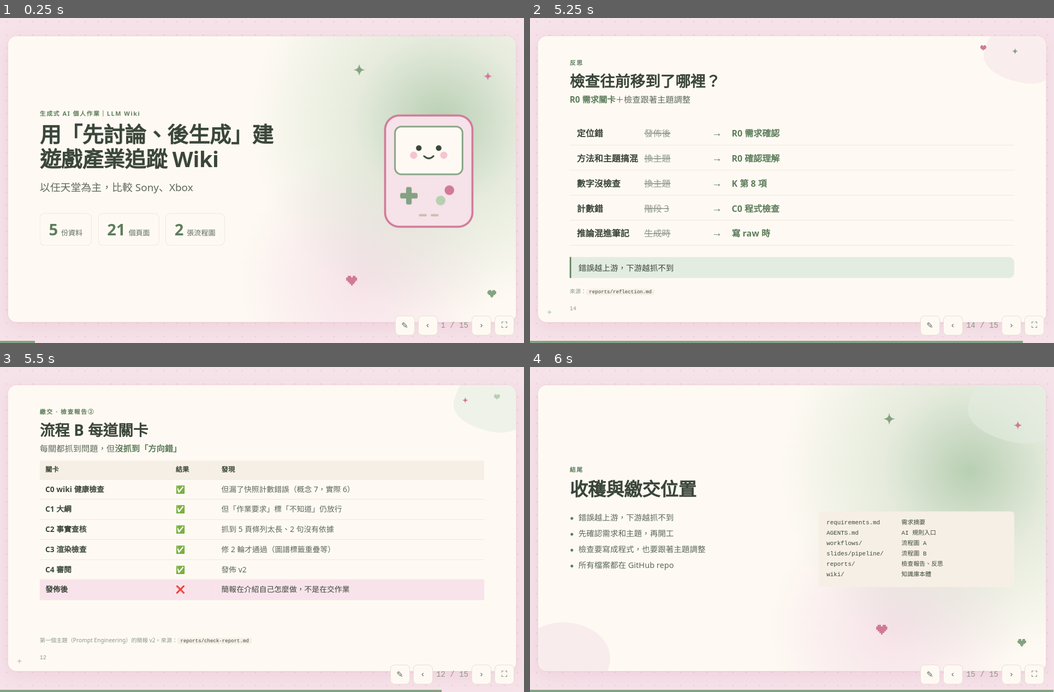
Above: before the commit, frames 1-4 (two rows, left to right).
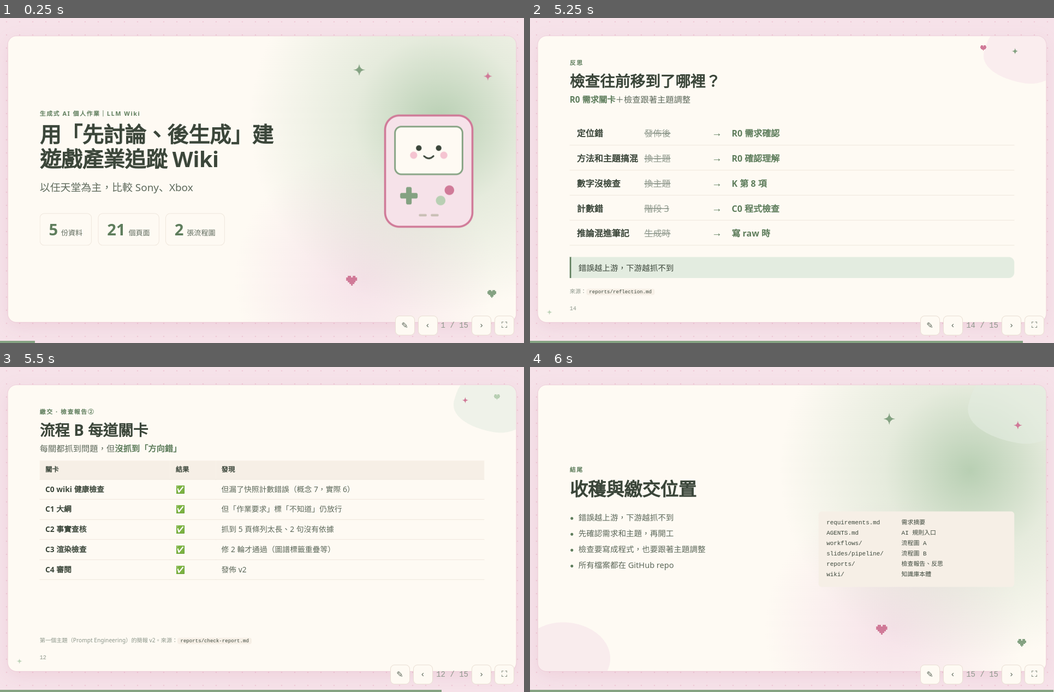
Above: after the commit, the same moments.

Repository: karen623/game-industry-llm-wiki
Game: browser game, page slides/game-industry-wiki.html
The game is run twice, just before and just after one commit, with the same random seed, the same clock (stepped at 60 frames per second) and the same inputs.
Inputs (mouse positions are in pixels of both pictures, inside the frame that each line leads up to):
- Up to frame 1 (0.25 s): no input
- Up to frame 2 (5.25 s): click (792, 180) at 0.27 s; hold Right 1.03-1.53 s; tap Space every 0.5 s from 1.1 to 5.1 s; hold Down 1.58-1.85 s; hold Left 1.9-2.47 s; hold Right 2.52-3.18 s; hold Left 3.23-3.67 s; hold Down 3.72-4.05 s; hold Right 4.1-4.6 s; hold Down 4.65-4.92 s; hold Left from 4.97 s (still down)
- Up to frame 3 (5.5 s): keep holding Left
- Up to frame 4 (6 s): release Left at 5.53 s; hold Right from 5.58 s (still down); tap Space at 5.6 s

Frames 1-2 are identical in both runs. In frame 3, 0.4% of the frame differs, in the area x 8-67%, y 67-70%; in frame 4, nothing differs.

Commit message:
第 12 頁刪除「發佈後」那一列
Co-Authored-By: Claude Opus 5.5 <noreply@anthropic.com>

Diff:
--- a/slides/game-industry-wiki.html
+++ b/slides/game-industry-wiki.html
@@ -436,7 +436,6 @@
     <tr><td>C2 事實查核</td><td>✅</td><td>抓到 5 頁條列太長、2 句沒有依據</td></tr>
     <tr><td>C3 渲染檢查</td><td>✅</td><td>修 2 輪才通過（圖譜標籤重疊等）</td></tr>
     <tr><td>C4 審閱</td><td>✅</td><td>發佈 v2</td></tr>
-    <tr class="badrow"><td>發佈後</td><td>❌</td><td>簡報在介紹自己怎麼做，不是在交作業</td></tr>
   </table>
   <p class="src">第一個主題（Prompt Engineering）的簡報 v2。來源：<code>reports/check-report.md</code></p>
   <aside class="notes" data-n="12">這是我第一個主題做簡報時的紀錄。每一道關卡都有抓到問題、也都修好了，但發佈後我發現簡報在介紹自己怎麼做，而不是在交作業。所有檢查都在問「做得對不對」，沒有一關在問「做的是不是對的東西」。</aside>
--- a/slides/pipeline/v4/03-deck.html
+++ b/slides/pipeline/v4/03-deck.html
@@ -436,7 +436,6 @@
     <tr><td>C2 事實查核</td><td>✅</td><td>抓到 5 頁條列太長、2 句沒有依據</td></tr>
     <tr><td>C3 渲染檢查</td><td>✅</td><td>修 2 輪才通過（圖譜標籤重疊等）</td></tr>
     <tr><td>C4 審閱</td><td>✅</td><td>發佈 v2</td></tr>
-    <tr class="badrow"><td>發佈後</td><td>❌</td><td>簡報在介紹自己怎麼做，不是在交作業</td></tr>
   </table>
   <p class="src">第一個主題（Prompt Engineering）的簡報 v2。來源：<code>reports/check-report.md</code></p>
   <aside class="notes" data-n="12">這是我第一個主題做簡報時的紀錄。每一道關卡都有抓到問題、也都修好了，但發佈後我發現簡報在介紹自己怎麼做，而不是在交作業。所有檢查都在問「做得對不對」，沒有一關在問「做的是不是對的東西」。</aside>
Not shown, changed: slides/pipeline/v4/02-slides-spec.md
Not shown, changed: slides/pipeline/v4/04-review.md
